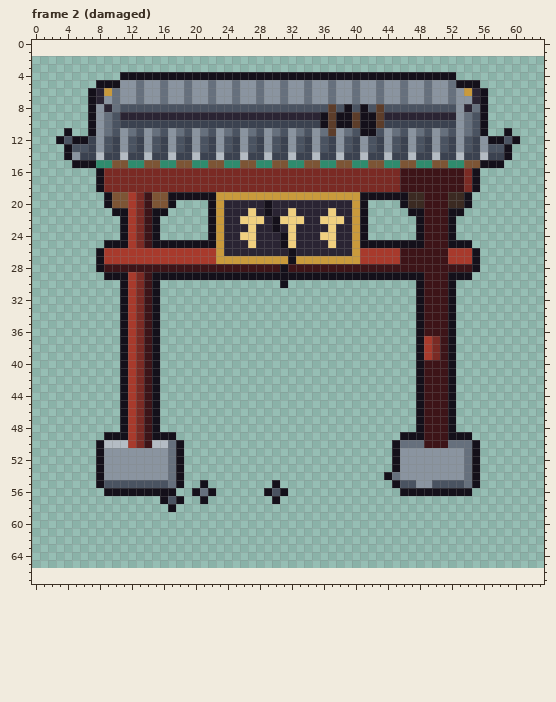
One commit to this pixel-art file: art/structures/seat_gate.aseprite. The first picture shows the starting point.
64x64 pixels, 4 frames. Shown: frame 2 (damaged). The old version is drawn lined up with the new one, on the new canvas. The commit also changed other frames, which this record leaves out.
Once edited:
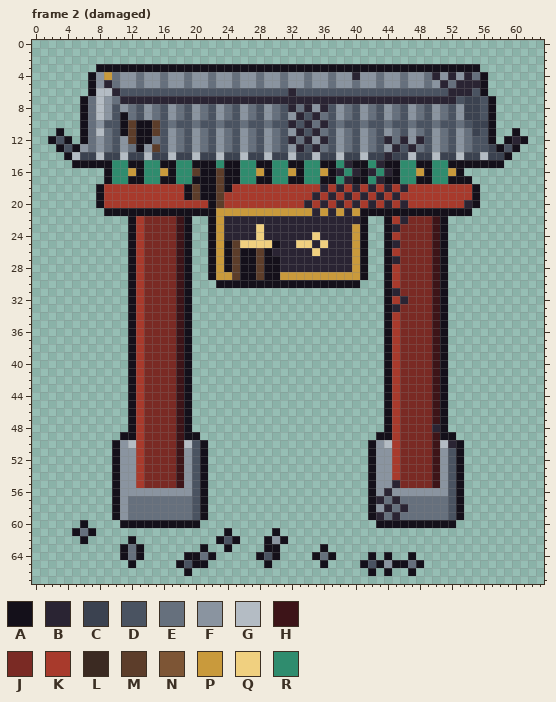
Palette (. is transparent): A #14101a  B #2a2433  C #3b4250  D #4a5361  E #66707d  F #8a94a0  G #b4bcc4  H #3d1418  J #7a2a24  K #a83a2c  L #3b2a22  M #5c3d2a  N #7d5535  P #c99a3c  Q #f0d080  R #2f8c6e
From old to new:
canvas 64x64 -> 64x68, the old top-left corner now at 0,2
Changed rows in their new state; - is an unchanged pixel.
Frame 2 (damaged):
first column x 2:
 3 ------AAAAAAAAAAAAAAAAAAAAAAAAAAAAAAAAAAAAAAAAAAAAAAAA------
 4 -----AFPEFFEFFEFFEFFEFFEFFEFFEFFEFFEFFBFFEFFEFFEBFBFBEA-----
 5 -----AFBE----------------------------------------B-BBBA-----
 6 ------GGBDDDDDDDDDDDDDDDDDDDDDBDDDDDDDDDDDDDDDDDDDBBBD------
 7 ----AEG--BBBBBBBBBBBBBBBBBBBBBBBBBBBBBBBBBBBBBBBBBBDCCDA----
 8 ----AEGFDFE-FE-FE-FE-FE-FE-FE-BEBFBDFE-FEDFE-FE-FE--CCDA----
 9 ----AEGF-AEDFEDFEDFEDFEDFEDFEDF-D-EDFEDFEDFEDFEDFED-CCDA----
10 ----AE-D-AMAAMDEDDEDDEDDEDDEDDBDBEBDEDDEDDEDDEDDEDDEDCCA----
11 -A.-AEG--AMAAM-----------------B-B-D---FE------------CDA-.A-
12 ADA.-E-ED-MAAED-ED-ED-ED-ED-EDBEB-BD-ED-EDBEB-BD-ED-EDD-.ABA
13 -ADAFE-ED-EA-MD-ED-ED-ED-ED-ED-BDBED-ED-ED-BDBED-ED-EDDCADA-
14 ---G--------------------------------------B-----------------
15 ------AARRAARRAARRAAARAARRAARRAARRAARBAARBAARRAARRAAAA------
16 ------.ARRPARRPARRMAAMAARRPARRPARRPABRBABRBARRPARRPA..------
17 ------.ARRAARRAARRAAAMAARRAARRAARRAARBAARBAARRAARRAAA.------
18 -------KKKKKKKKKKAMAAMAKKKKKKKKKKKBKBKBKBKBKBKKKKKKKK-------
19 ------AKKK-KKKKKK-M--MKKKKKKKKKKKBKBKBKBKBKBKKKKKKKKKA------
20 ------AKKK-KKKKKKKKK-MKKKKKKKKKK-K-K-KBKBKBKBKKKKKKKBA------
21 -------A--AAA--AAAAA--PPPPPPPPPPP-PBP---AAAAA--AAA--A-------
22 ---------.AKJJJJHA------BBB-BBBB--BBB-B---AKBJJJ-A.---------
23 ---------.AKJJJJHA-------BQ-B-B----B------ABJJJJ-A.---------
24 ---------.AKJJJJHA------BBQ--BB--QBB------AKJJJJ-A.---------
25 -------...AKJJJJH-..--AMQ-QQABBQQ-QB----..-BJJJJ-A...-------
26 ------....A-JJJJHA..A-AMAAMA--B--Q-----A..A-JJJJ-A....------
27 ------....A-JJJJHA..A-AMAAMAABBBBBBBBB-A..ABJJJJ-A....------
28 ------....AKJJJJ-A..APAMAAMAABBBBBBBBBPA..AKJJJJ-A....------
29 -------...AKJJJJH-..-PPM--M--PPPPPPPPPP-..-KJJJJ-A...-------
30 ---------.AKJJJJHA---AAAAAAAA-AAAAAAAAA---AKJJJJ-A.---------
31 ---------.AKJJJJHA------------------------ABJJJJ-A.---------
32 ---------.AKJJJJHA------------------------AKBJJJ-A.---------
33 ---------.AKJJJJHA------------------------ABJJJJ-A.---------
34 ---------.AKJJJJHA------------------------AKJJJJ-A.---------
35 ---------.AKJJJJHA------------------------AKJJJJ-A.---------
36 ---------.AKJJJJHA------------------------AKJJJJ-A.---------
37 ---------.AKJJJJHA------------------------AKJJJJHA.---------
38 ---------.AKJJJJHA------------------------AKJJJJHA.---------
39 ---------.AKJJJJHA------------------------AKJJJJHA.---------
40 ---------.AKJJJJHA------------------------AKJJJJ-A.---------
41 ---------.AKJJJJHA------------------------AKJJJJ-A.---------
42 ---------.AKJJJJHA------------------------AKJJJJ-A.---------
43 ---------.AKJJJJHA------------------------AKJJJJ-A.---------
44 ---------.AKJJJJHA------------------------AKJJJJ-A.---------
45 ---------.AKJJJJHA------------------------AKJJJJ-A.---------
46 ---------.AKJJJJHA------------------------AKJJJJ-A.---------
47 ---------.AKJJJJHA------------------------AKJJJJ-A.---------
48 ---------.AKJJJJHA------------------------AKJJJJBA.---------
49 -------..-AKJJJJHAA----------------------AAKJJJJ-A-..-------
50 ------..AFGKJJJJHGDA--------------------AFGKJJJJ-GBA..------
51 ------..A--KJJJJHFDA--------------------AFFKJJJJH-DA..------
52 ------..A--KJJJJHFDA--------------------AFFKJJJJH-DA..------
53 ------..A--KJJJJHFDA--------------------AFFKJJJJH-DA..------
54 ------..A--KJJJJHFDA--------------------AFFKJJJJH-DA..------
55 ------..AFFKJJJJHFD---------.-----------AFFBJJJJHF-A..------
56 -------.-FFFFFFFFFDA.------...----------AFBFFFFFFFD-.-------
57 --------AFEEEEEEEED---------.-----------ABEBEEEEEEDA--------
58 --------AFEEEEEEEEDA--------------------AFBEBEEEEEDA--------
59 --------AFEEEEEEEEDA--------------------ABEBEEEEEEDA--------
60 ----A----AAAAAAAAAA----------------------AAAAAAAAAA---------
61 ---AEA----------------A-----A-------------------------------
62 ----A-----A----------ADA---AFA------------------------------
63 ---------AEA-------A--A----AA-----A-------------------------
64 ---------AEA-----AAEA-----ADA----AEA----A-A--A--------------
65 ----------A-----ADAA-------A------A----ADAFAAEA-------------
66 -----------------A----------------------A-A--A--------------
